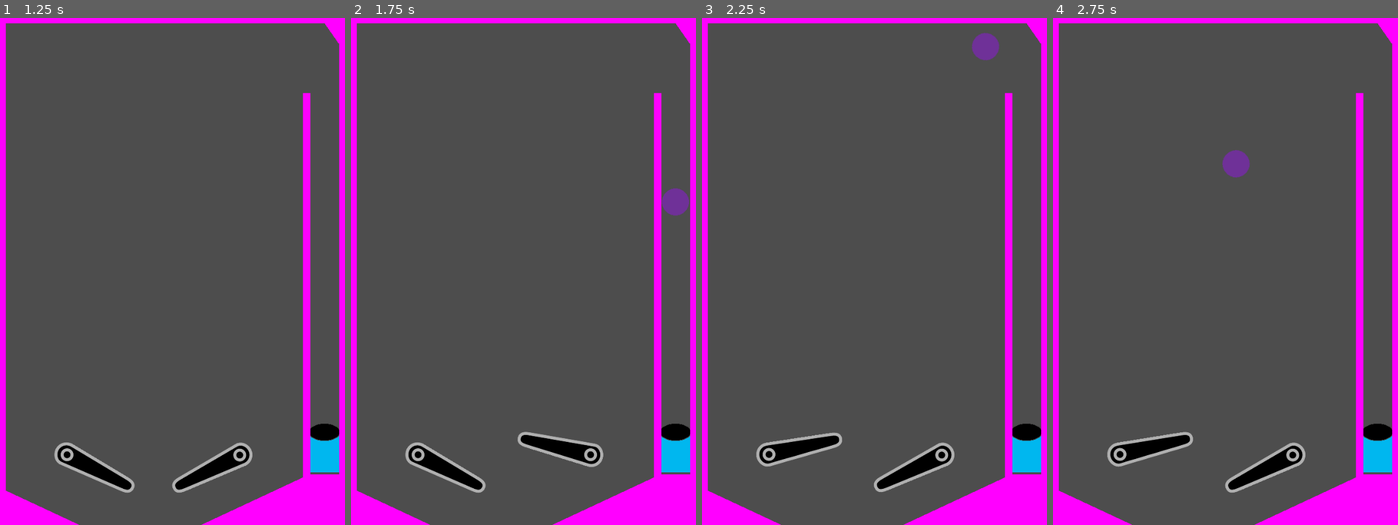
Above: before the commit, frames 1-4 (left to right).
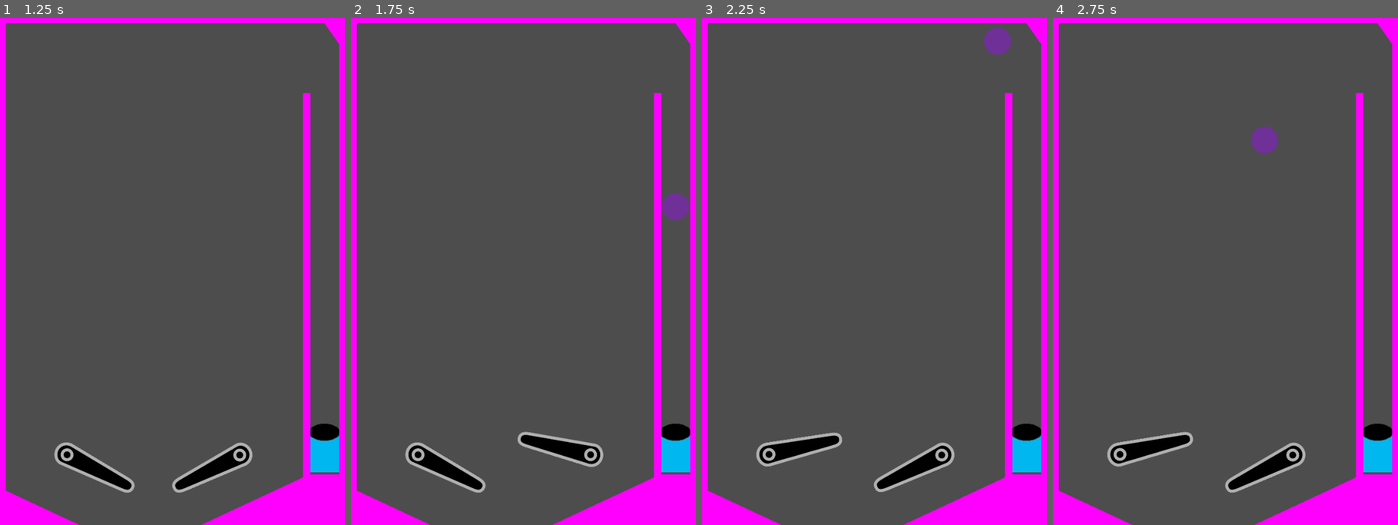
Above: after the commit, the same moments.

Repository: bsu-cs315/fp-team1-pinball
Game: Godot game, scene res://Title screen/title_screen.tscn
The game is run twice, just before and just after one commit, with the same random seed, the same clock (stepped at 60 frames per second) and the same inputs.
Inputs:
- Up to frame 1 (1.25 s): click "Play" at 0.5 s
- Up to frame 2 (1.75 s): tap Enter at 1.25 s; hold E (right_flipper) from 1.28 s (still down); tap Space (launch) at 1.35 s
- Up to frame 3 (2.25 s): release E (right_flipper) at 2.03 s; hold Q (left_flipper) from 2.03 s (still down); tap Space (launch) at 2.1 s
- Up to frame 4 (2.75 s): keep holding Q (left_flipper)

Frame 1 is identical in both runs. In frame 2, 0.2% of the frame differs, in the area x 90-98%, y 33-40%; in frame 3, 0.4%; in frame 4, 0.7%, in the area x 49-66%, y 21-32%.

Commit message:
Change damp mode on ball to combine

Diff:
--- a/project/ball/ball.tscn
+++ b/project/ball/ball.tscn
@@ -14,7 +14,6 @@
 physics_material_override = SubResource("PhysicsMaterial_sc1t8")
 contact_monitor = true
 max_contacts_reported = 5
-linear_damp_mode = 1
 
 [node name="Sprite2D" type="Sprite2D" parent="."]
 texture = ExtResource("1_7iwom")
